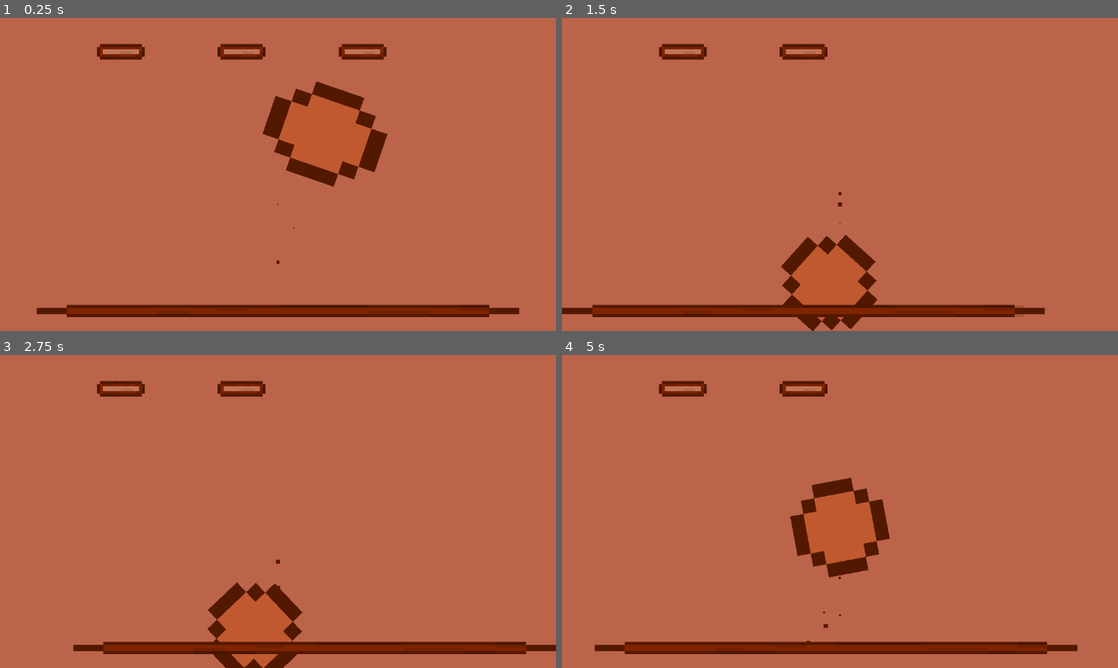
Above: before the commit, frames 1-4 (two rows, left to right).
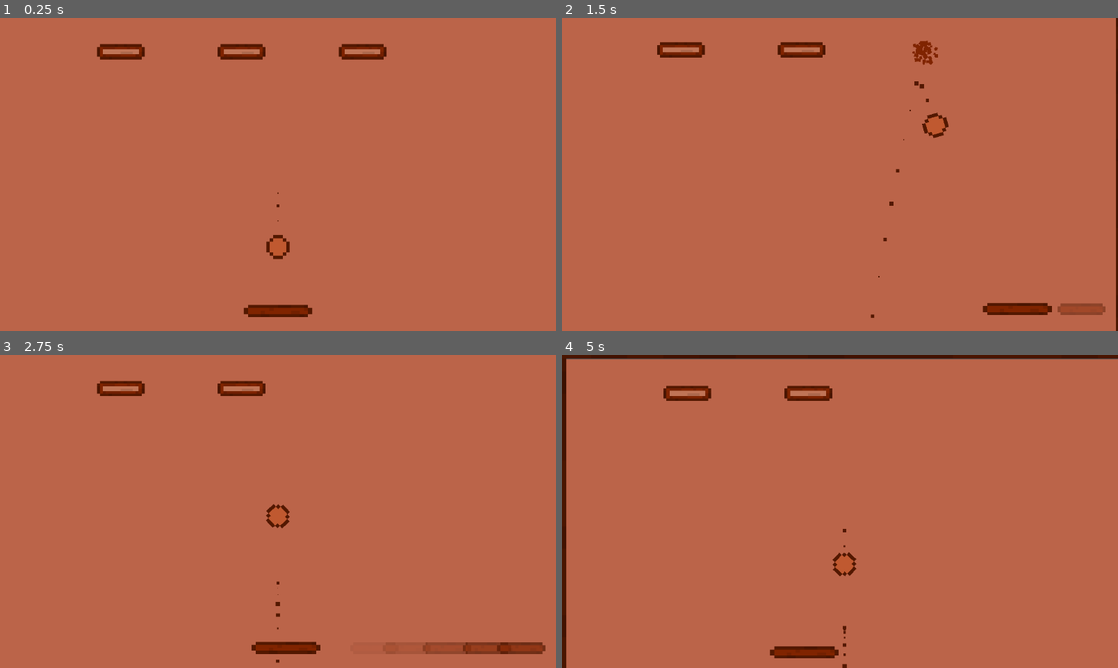
Above: after the commit, the same moments.

Repository: Let-s-Godot-Now/Breakout
Game: Godot game, scene res://tscn/main.tscn
Same seed, same stepped clock (60 frames per second), same inputs: the game is played once before the commit and once after it.
Inputs:
- Up to frame 1 (0.25 s): no input
- Up to frame 2 (1.5 s): hold Right (move_right) 0.53-1.28 s; hold Shift (faster_shift) 0.53-1.28 s; hold Left (move_left) from 1.28 s (still down); tap Shift (faster_shift) at 1.35 s
- Up to frame 3 (2.75 s): release Left (move_left) at 2.03 s; hold Right (move_right) from 2.03 s (still down); hold Shift (faster_shift) from 2.03 s (still down)
- Up to frame 4 (5 s): release Shift (faster_shift) at 2.78 s; tap Shift (faster_shift) at 2.85, 4.35 s; release Right (move_right) at 3.53 s; hold Shift (faster_shift) 3.53-4.28 s; hold Left (move_left) from 3.53 s (still down)

The runs differ from the first frame. In frame 1, 8.0% of the frame differs, in the area x 6-94%, y 20-96%; in frame 2, 8.5%; in frame 3, 6.1%; in frame 4, 10%, in the area x 0-100%, y 0-100%.

Commit message:
Add: Camera Shake

Diff:
--- a/project.godot
+++ b/project.godot
@@ -22,7 +22,6 @@
 [display]
 
 window/stretch/mode="viewport"
-window/vsync/vsync_mode=0
 
 [input]
 
--- a/scripts/ball.gd
+++ b/scripts/ball.gd
@@ -4,6 +4,7 @@
 @onready var animation_player: AnimationPlayer = $AnimationPlayer
 @onready var brick_arr: Node2D = $"../Bricks"
 @onready var paddle: Node2D = $"../Paddle"
+@onready var walls: Node2D = $"../Walls"
 
 var knock_sound1 = preload("res://res/audio/ball_knock_1.ogg")
 var knock_sound2 = preload("res://res/audio/ball_knock_2.ogg")
@@ -41,17 +42,24 @@
 		"leyline of the void":
 			reset()
 			$"../Paddle".reset()
+			GlobalValue.camera.shake(0.8, 30, 15)
 	if area.get_parent().get_parent() == brick_arr:
 		var particles = load("res://tscn/boom_particles.tscn").instantiate()
 		area.get_parent().get_parent().add_child(particles)
 		particles.position = area.get_parent().position
 		particles.get_node("Particles").emitting = true
+		GlobalValue.camera.shake(0.3, 30, 15)
+	elif area.get_parent().get_parent() == walls:
+		GlobalValue.camera.shake(0.3, 30, 10)
+	elif area.get_parent() == paddle:
+		GlobalValue.camera.shake(0.2, 20, 5)
 
 	var sound
 	if randf() > 0.5:
 		sound = knock_sound1
 	else:
 		sound = knock_sound2
+
 	$AudioStreamPlayer2D.stream = sound
 	$AudioStreamPlayer2D.play()
 
--- /dev/null
+++ b/scripts/camera.gd
@@ -0,0 +1,55 @@
+## COPY FROM AV228909758
+extends Camera2D
+
+var _duaration: float = 0
+var _period_in_ms: float = 0
+var _amplitude: float = 0
+var _timer: float = 0
+
+var _previous_x: float = 0
+var _previous_y: float = 0
+
+var _last_shook_timer = 0
+var _last_offset := Vector2(0, 0)
+
+
+func _ready():
+	set_process(true)
+	GlobalValue.camera = self
+
+
+func _process(delta):
+	if _timer == 0:
+		return
+	_last_shook_timer = _last_shook_timer + delta
+	while _last_shook_timer >= _period_in_ms:
+		_last_shook_timer = _last_shook_timer - _period_in_ms
+		var intensity = _amplitude * (1 - ((_duaration - _timer) / _duaration))
+		var new_x = randf_range(-1.0, 1.0)
+		var x_component = intensity * (_previous_x + (delta * (new_x - _previous_x)))
+		var new_y = randf_range(-1.0, 1.0)
+		var y_component = intensity * (_previous_x + (delta * (new_x - _previous_x)))
+		_previous_x = new_x
+		_previous_y = new_y
+		var new_offset = Vector2(x_component, y_component)
+		set_offset(get_offset() - _last_offset + new_offset)
+		_last_offset = new_offset
+
+	_timer = _timer - delta
+	if _timer <= 0:
+		_timer = 0
+		set_offset(get_offset() - _last_offset)
+
+
+func shake(duration, frequency, amplitude):
+	if frequency == 0:
+		return
+
+	_duaration = duration
+	_timer = duration
+	_period_in_ms = 1.0 / frequency
+	_amplitude = amplitude
+	_previous_x = randf_range(-1.0, 1.0)
+	_previous_y = randf_range(-1.0, 1.0)
+	set_offset(get_offset() - _last_offset)
+	_last_offset = Vector2(0, 0)
--- a/scripts/game_controller.gd
+++ b/scripts/game_controller.gd
@@ -22,8 +22,6 @@
 func update_level() -> void:
 	print("win")
 	GlobalValue.score = 0
-	ball.reset()
-	paddle.reset()
 
 	if paddle.scale.x > min_paddle_x:
 		paddle.scale.x -= 10
@@ -50,3 +48,6 @@
 		bricks.brick_vert_gen_num += 1
 		bricks.brick_horiz_gen_num += 1
 	bricks.gen_bricks()
+
+	ball.reset()
+	paddle.reset()
--- a/scripts/global_value.gd
+++ b/scripts/global_value.gd
@@ -13,3 +13,5 @@
 var total_bricks := 0
 
 var start_game := true
+
+var camera: Camera2D
--- a/tscn/main.tscn
+++ b/tscn/main.tscn
@@ -7,6 +7,7 @@
 [ext_resource type="Script" path="res://scripts/game_controller.gd" id="2_pkibg"]
 [ext_resource type="PackedScene" uid="uid://cs60umo1hhc7e" path="res://tscn/walls.tscn" id="2_tsk5u"]
 [ext_resource type="Script" path="res://scripts/bricks_gen.gd" id="5_xc7pk"]
+[ext_resource type="Script" path="res://scripts/camera.gd" id="8_chxiy"]
 
 [sub_resource type="RectangleShape2D" id="RectangleShape2D_4mnou"]
 size = Vector2(2.50001, 1.79012)
@@ -20,11 +21,11 @@
 
 [node name="Debugger" type="Node" parent="GameController"]
 script = ExtResource("2_1vkrt")
-is_debug_suitale = true
 
 [node name="ColorRect" type="ColorRect" parent="."]
 offset_right = 1160.0
 offset_bottom = 652.0
+scale = Vector2(1, 1.07)
 color = Color(0.733333, 0.392157, 0.286275, 1)
 
 [node name="Ball" parent="." instance=ExtResource("2_6luyj")]
@@ -48,3 +49,7 @@
 script = ExtResource("5_xc7pk")
 brick_horiz_gen_num = 3
 brick_vert_gen_num = 1
+
+[node name="Camera2D" type="Camera2D" parent="."]
+anchor_mode = 0
+script = ExtResource("8_chxiy")
--- a/tscn/paddle.tscn
+++ b/tscn/paddle.tscn
@@ -25,13 +25,6 @@
 [node name="CollisionShape2D" type="CollisionShape2D" parent="PaddleNoodle"]
 shape = SubResource("RectangleShape2D_e8q0q")
 
-[node name="PaddleNoodle2" type="Area2D" parent="."]
-position = Vector2(0, 1.64286)
-scale = Vector2(0.453605, 1.85059)
-
-[node name="CollisionShape2D" type="CollisionShape2D" parent="PaddleNoodle2"]
-shape = SubResource("RectangleShape2D_e8q0q")
-
 [node name="Sprite2D" type="Sprite2D" parent="."]
 texture_filter = 1
 position = Vector2(0, 0.64286)
Not shown: 1 places in tscn/main.tscn that only renumber resources
